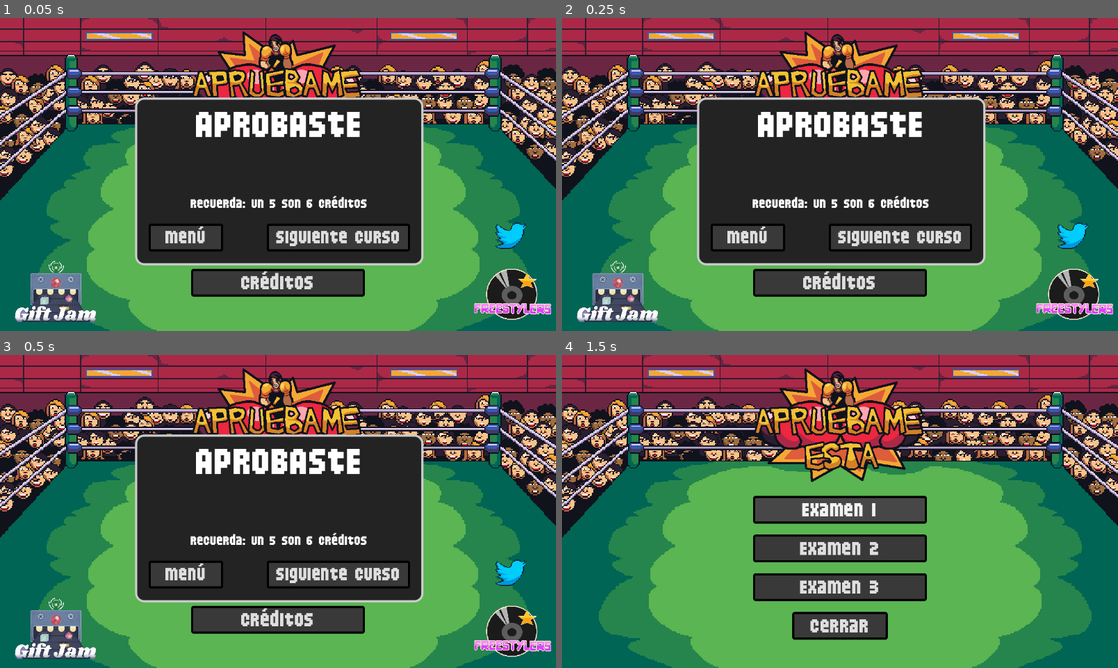
Above: before the commit, frames 1-4 (two rows, left to right).
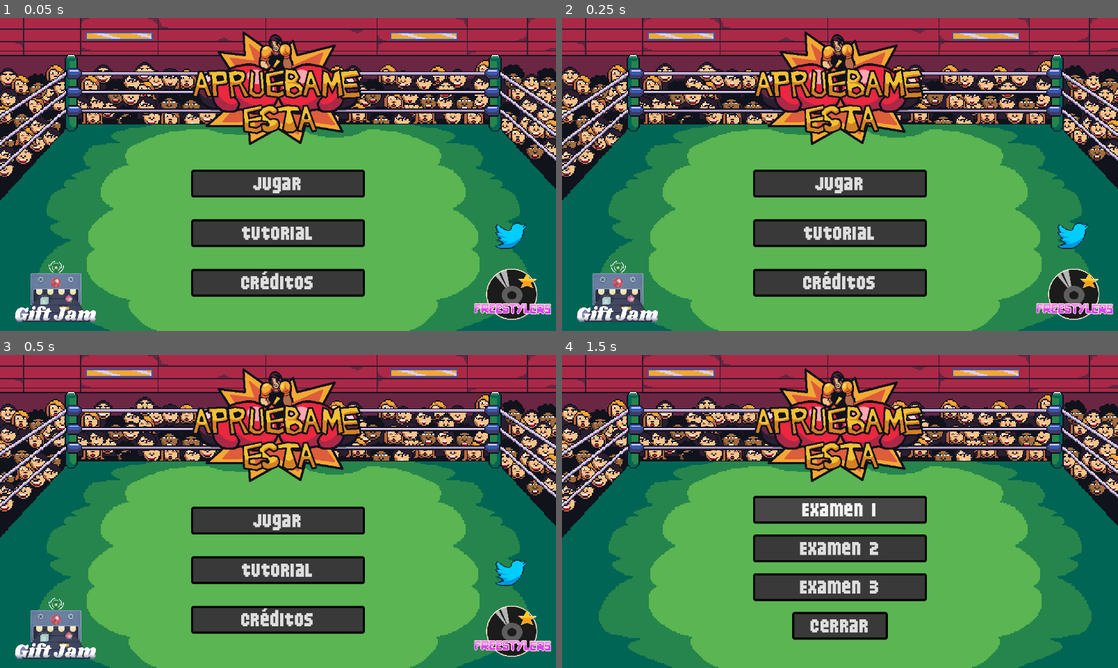
Above: after the commit, the same moments.

Repository: freesstylers/GiftJam2324
Game: Godot game, scene res://Scenes/SceneManager/SceneManager.tscn
Two runs of this game, one before a commit and one after it. Both use one fixed random seed, a clock stepped at 60 frames per second and the inputs below. The engine's default icon, where the game draws it, is replaced by a stand-in: a white triangle on a blue panel in a dark square.
Inputs (mouse positions are in pixels of both pictures, inside the frame that each line leads up to):
- Up to frame 1 (0.05 s): no input
- Up to frame 2 (0.25 s): no input
- Up to frame 3 (0.5 s): no input
- Up to frame 4 (1.5 s): click (745, 574) at 0.5 s, where only the run before the commit has a clickable "Menú"; click "Jugar" at 1.25 s

The runs differ from the first frame. In frame 1, 23% of the frame differs, in the area x 24-77%, y 25-80%; in frame 2, 23%; in frame 3, 23%; in frame 4, nothing differs.

Commit message:
se disfruta igual

Diff:
--- a/Scenes/SceneManager/GlobalManager.gd
+++ b/Scenes/SceneManager/GlobalManager.gd
@@ -106,14 +106,16 @@
 	get_tree().root.get_node("SceneManager/ButtonSFX").play()
 	WinMenu.visible = false
 	LoseMenu.visible = false
-	$CurrentScene.get_child(0).queue_free()
+	if $CurrentScene.get_child_count() > 0:
+		$CurrentScene.get_child(0).queue_free()
 	$CurrentScene.add_child(menuScene.instantiate())
+	currentLevel = 0
 
 func WinBattle():
 	$CurrentScene.get_child(0).queue_free()
-	NextLevelButton.visible = currentLevel < MaxLevels
 	WinText.text = WinLines[currentLevel]
 	currentLevel += 1
+	NextLevelButton.visible = currentLevel < MaxLevels
 	WinMenu.visible = true
 
 func LoseBattle():
--- a/Scenes/SceneManager/SceneManager.tscn
+++ b/Scenes/SceneManager/SceneManager.tscn
@@ -41,6 +41,7 @@
 [node name="BattleEndScreen" type="Node2D" parent="."]
 
 [node name="WinPanel" type="Panel" parent="BattleEndScreen"]
+visible = false
 offset_left = 311.0
 offset_top = 183.0
 offset_right = 975.0
